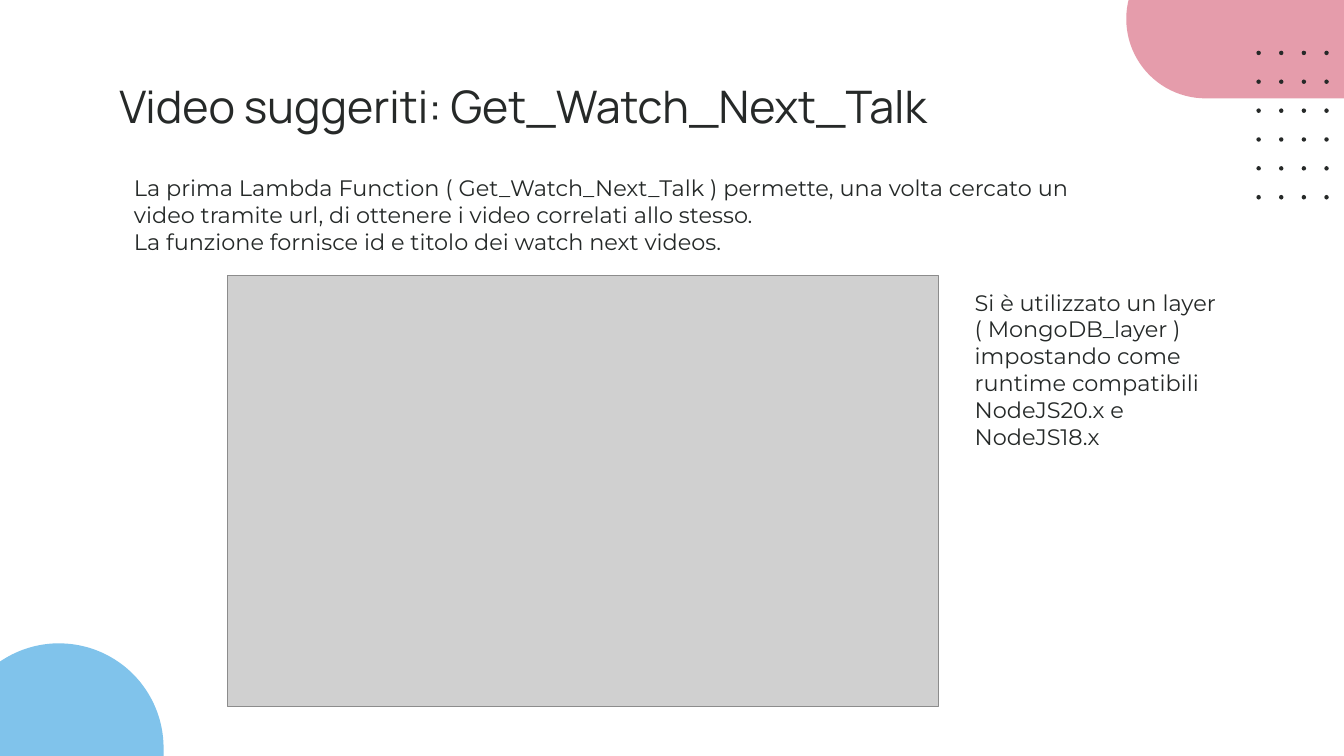
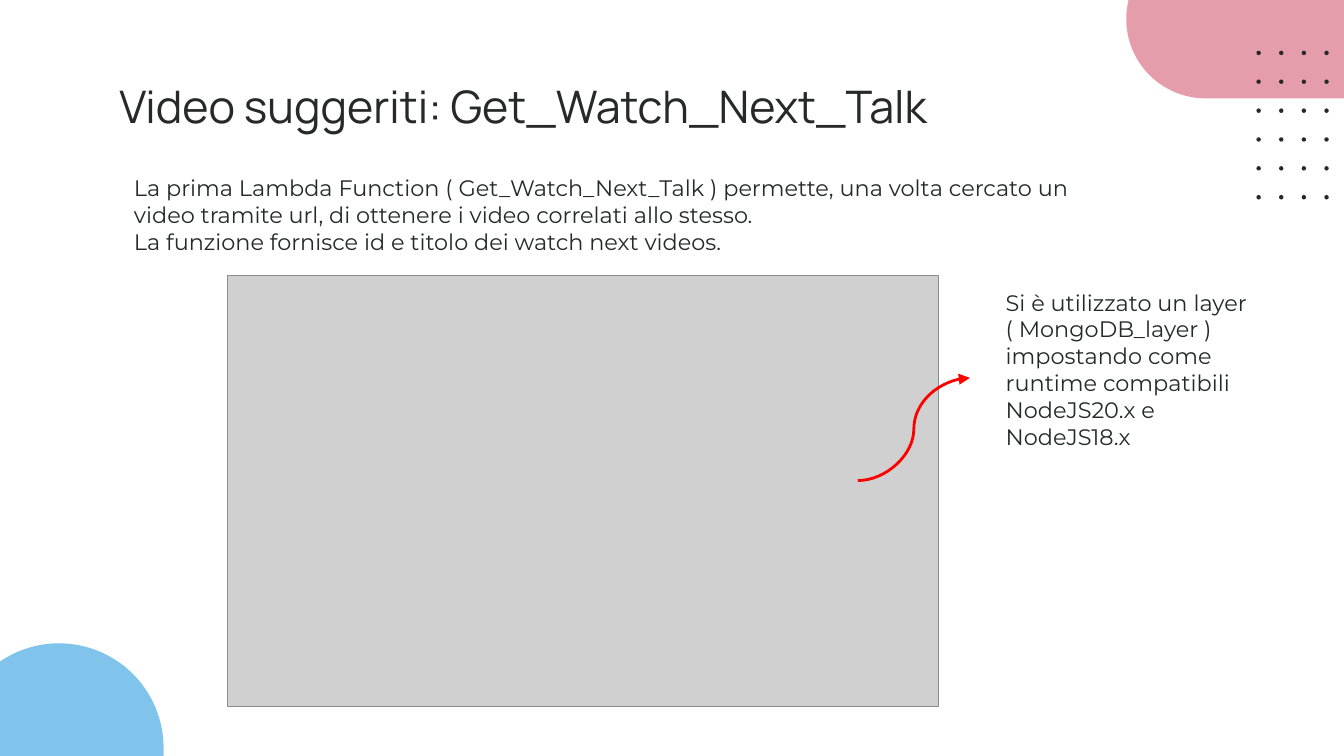
Before and after one commit to giotentori/unibg_cloud_and_mobile, a slide deck: slide 26 of Progetto_TCM/Progetto3.0/CommuniTEDx_3.0.pptx. Drawn at 1344x756 pixels with LibreOffice and Linux fonts; fonts in the diff are those of the drawing; grey boxes stand for pictures. Boxes give left, top, right and bottom in pixels: in the first picture for what was removed or moved away, otherwise in the second. Text is boxed around its words. In the diff, an @@ line names an element or a change of style, - is before the commit and + after.

```diff
--- a/Progetto_TCM/Progetto3.0/CommuniTEDx_3.0.pptx
+++ b/Progetto_TCM/Progetto3.0/CommuniTEDx_3.0.pptx
@@ text "Si è utilizzato un layer ...": place and size @@
-text "Si è utilizzato un layer ..." at <box>975,294,1216,445</box>
+text "Si è utilizzato un layer ..." at <box>1006,294,1247,445</box>
@@ curved arrow added from (857, 481) to (970, 378), #FF0000 1.5 pt @@
```
Also in this commit, not shown: 4 other slides changed.
